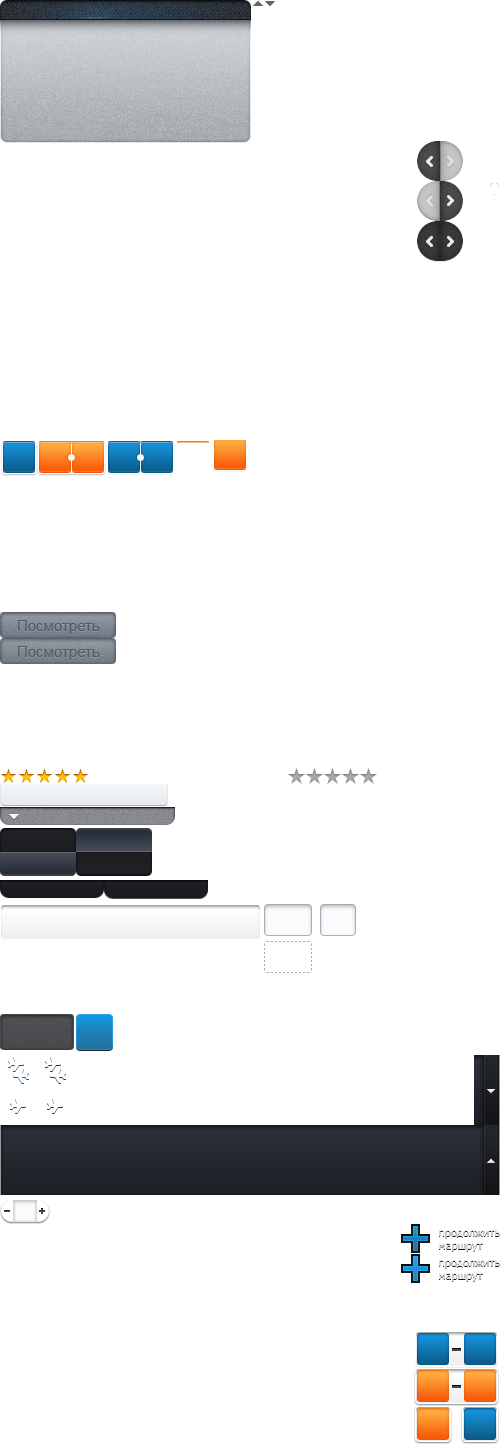
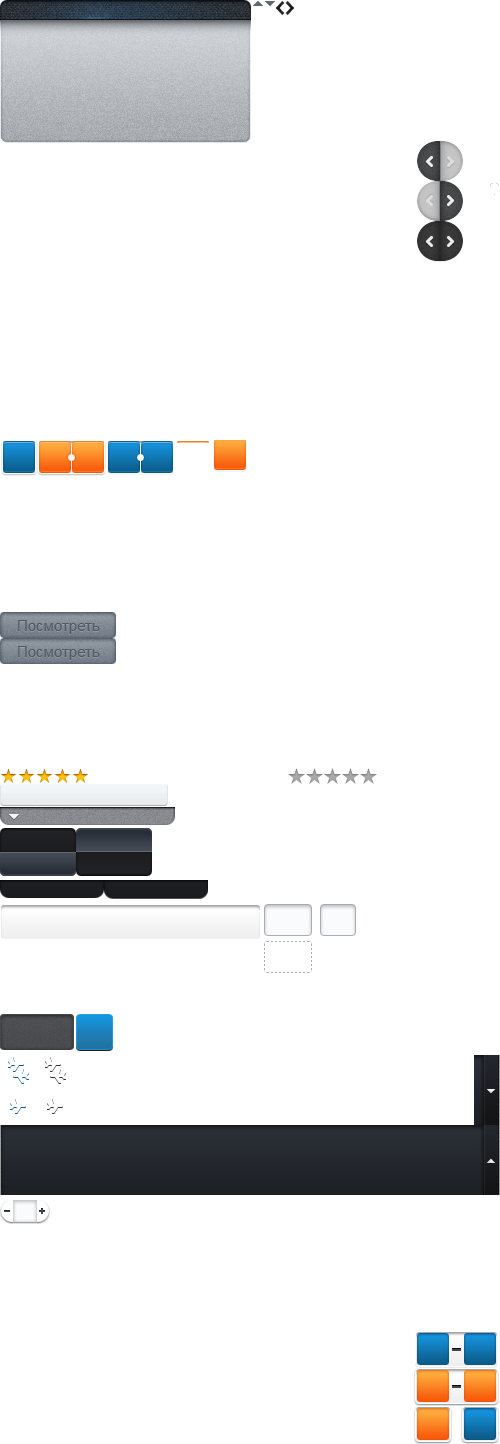
Before/after of a 500px x 1444px layered artwork. What changed in the layer stack:
hid "Layer 53" over [401, 1254, 500, 1283]
hid "Layer 52" over [401, 1224, 500, 1253]
added layer "2" above "1" over [285, 0, 294, 16]
added layer "1" above "Layer 30 copy" over [276, 0, 285, 16]
